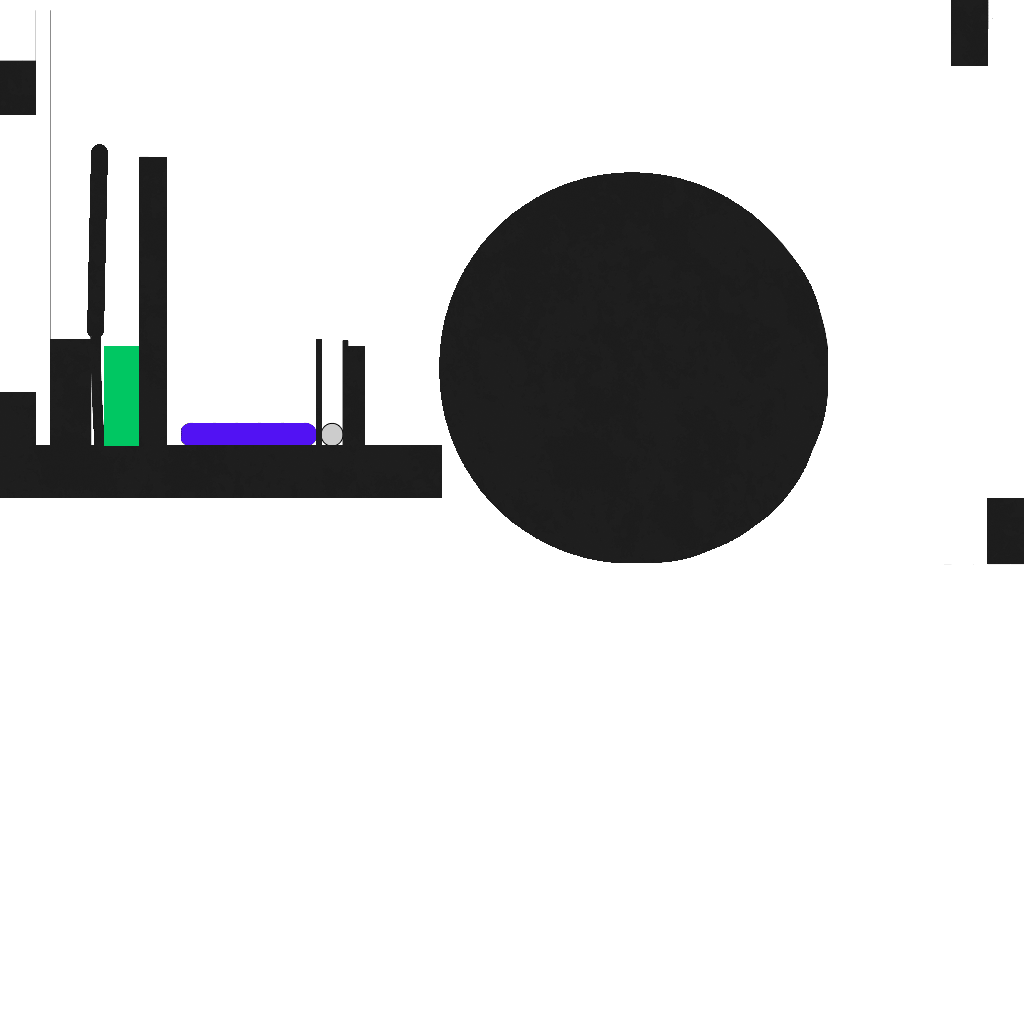
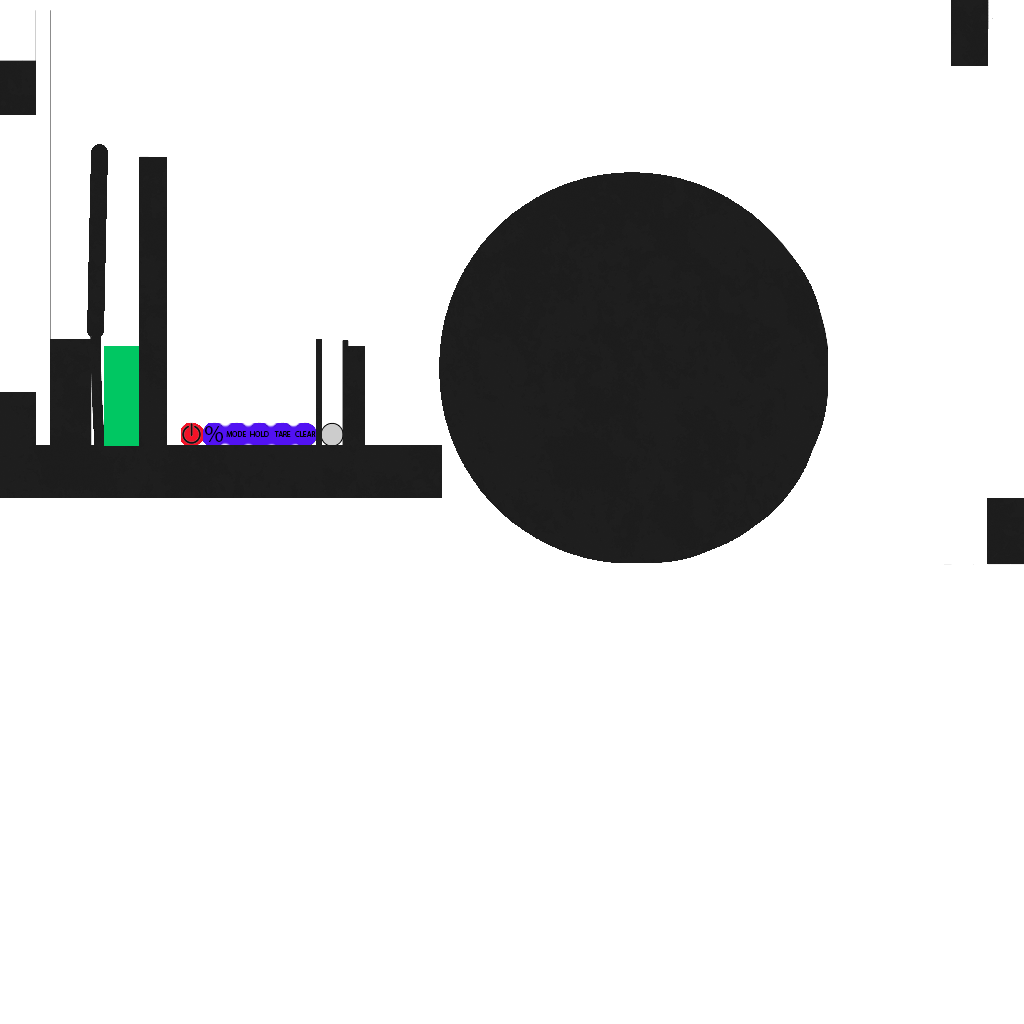
Layer changes from the first 1024×1024 image to the second:
added layer "CLEAR" above "TARE" over [295,431,316,437]
added layer "TARE" above "HOLD" over [274,431,291,437]
added layer "HOLD" above "MODE" over [250,431,269,437]
added layer "MODE" above "%" over [226,431,246,438]
added layer "%" above "pngtree-shutdown-vector-icon-png-image_696440" over [205,426,223,442]
added layer "pngtree-shutdown-vector-icon-png-image_696440" above "Layer 1" over [182,423,201,444]
painted on "Layer 1" over [181,423,302,445]
